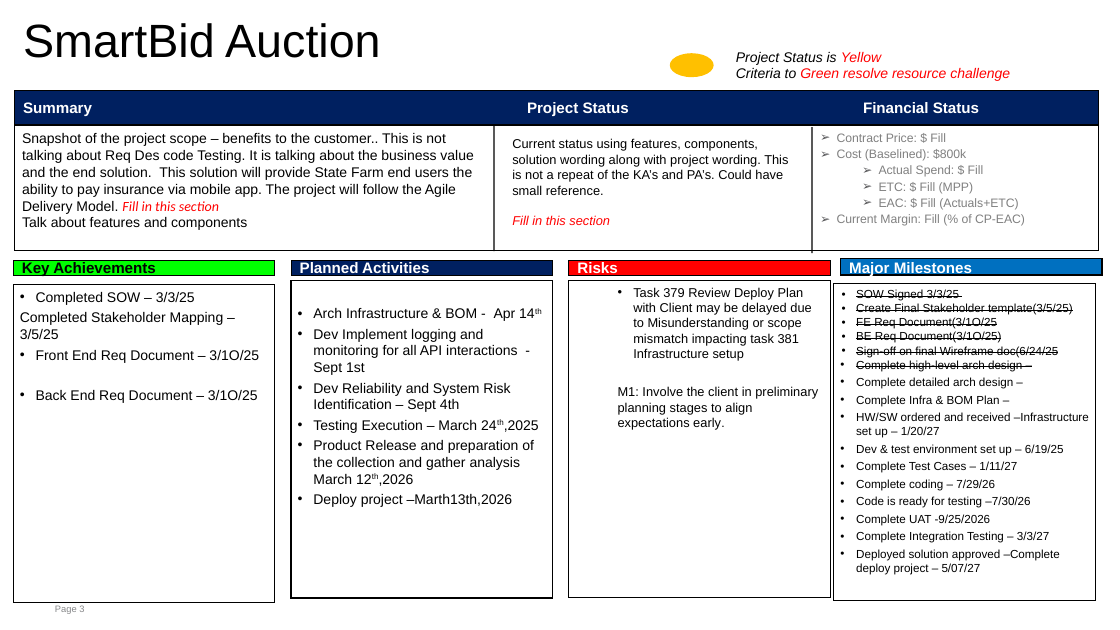
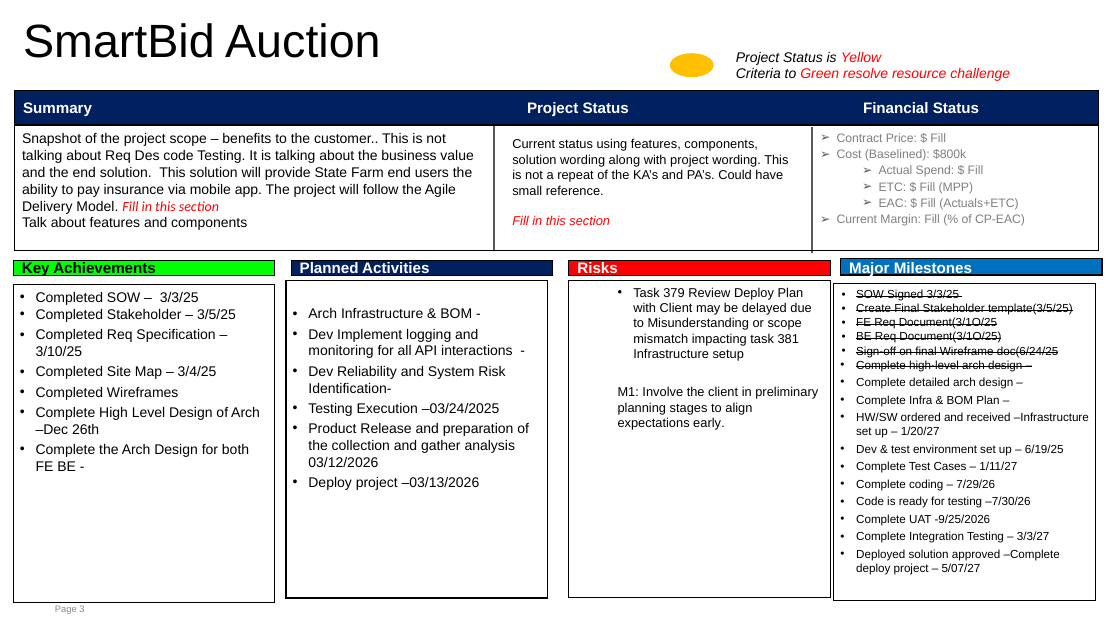
Before and after one commit to dkl520/cs7315_project, a slide deck: slide 3 of 3/group2 - proj3 (1).pptx. Drawn at 1120x630 pixels with LibreOffice and Linux fonts; fonts in the diff are those of the drawing. Boxes give left, top, right and bottom in pixels: in the first picture for what was removed or moved away, otherwise in the second. Text is boxed around its words. In the diff, an @@ line names an element or a change of style, - is before the commit and + after.

Commit message:
submit auction

```diff
--- a/3/group2 - proj3 (1).pptx
+++ b/3/group2 - proj3 (1).pptx
@@ rectangle "Arch Infrastructure & BOM -": place and size @@
-rectangle "Arch Infrastructure & BOM -" at box(292, 281, 553, 598)
+rectangle "Arch Infrastructure & BOM -" at box(287, 281, 548, 598)
@@ text in rectangle at box(36, 309, 260, 471): text changed @@
-Completed Stakeholder Mapping – 3/5/25
-• Front End Req Document – 3/1O/25
-• Back End Req Document – 3/1O/25
+• Completed Stakeholder – 3/5/25
+• Completed Req Specification – 3/10/25
+• Completed Site Map – 3/4/25
+• Completed Wireframes
+• Complete High Level Design of Arch –Dec 26th
+• Complete the Arch Design for both FE BE -
@@ text in rectangle at box(308, 308, 529, 490): text changed @@
-• Arch Infrastructure & BOM - Apr 14th
-• Dev Implement logging and monitoring for all API interactions - Sept 1st
-• Dev Reliability and System Risk Identification – Sept 4th
-• Testing Execution – March 24th,2025
-• Product Release and preparation of the collection and gather analysis March 12th,2026
-• Deploy project –Marth13th,2026
+• Arch Infrastructure & BOM -
+• Dev Implement logging and monitoring for all API interactions -
+• Dev Reliability and System Risk Identification-
+• Testing Execution –03/24/2025
+• Product Release and preparation of the collection and gather analysis 03/12/2026
+• Deploy project –03/13/2026
```
Also in this commit, not shown: 1 other file.
